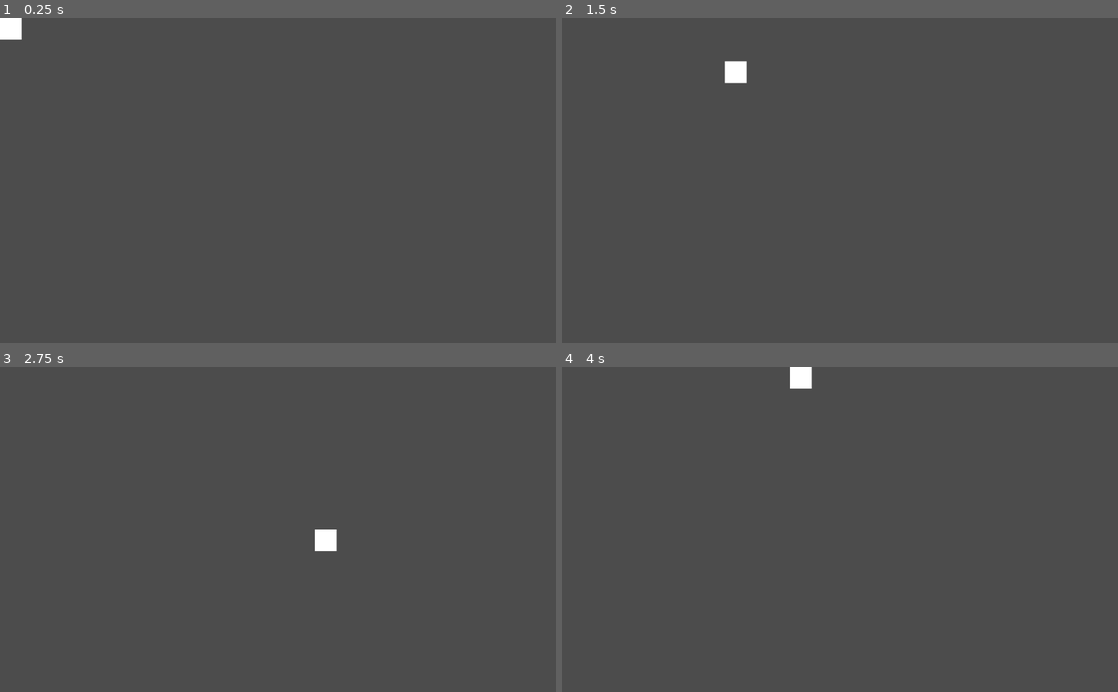
Above: before the commit, frames 1-4 (two rows, left to right).
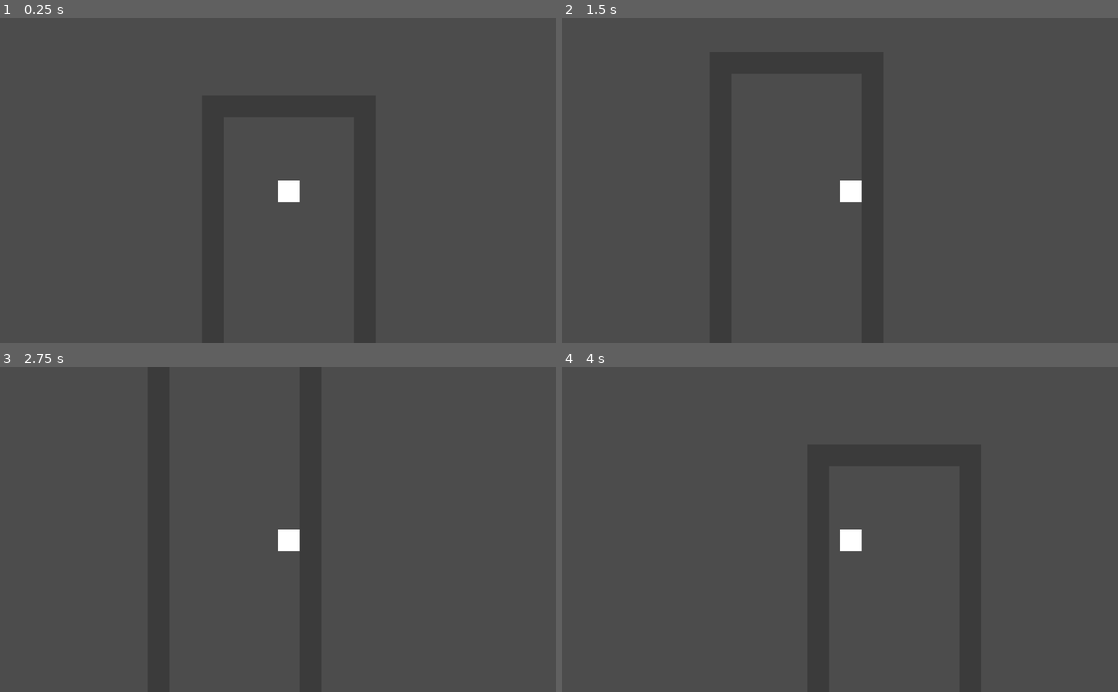
Above: after the commit, the same moments.

Repository: johnfn/ld49
Game: Godot game, scene res://Main.tscn
Two runs of this game, one before a commit and one after it. Both use one fixed random seed, a clock stepped at 60 frames per second and the inputs below.
Inputs:
- Up to frame 1 (0.25 s): no input
- Up to frame 2 (1.5 s): tap Enter at 0.5 s; hold Right (ui_right) 0.53-1.28 s; hold Down (ui_down) from 1.28 s (still down)
- Up to frame 3 (2.75 s): release Down (ui_down) at 2.03 s; hold Right (ui_right) from 2.03 s (still down)
- Up to frame 4 (4 s): release Right (ui_right) at 2.78 s; hold Up (ui_up) 2.78-3.53 s; hold Left (ui_left) from 3.53 s (still down)

The runs differ from the first frame. In frame 1, 0.5% of the frame differs, in the area x 0-54%, y 0-57%; in frame 2, 0.5%, in the area x 29-54%, y 13-57%; in frame 3, 0.5%; in frame 4, 0.5%.

Commit message:
some player and camera stuff

Diff:
--- /dev/null
+++ b/Camera.gd
@@ -0,0 +1,12 @@
+extends Camera2D
+
+onready var player = $"/root/Main/Player"
+
+func _ready():
+  pass # Replace with function body.
+
+
+# Called every frame. 'delta' is the elapsed time since the previous frame.
+func _process(delta):
+  position.x = player.position.x
+  position.y = player.position.y
--- /dev/null
+++ b/Hallway.tscn
@@ -0,0 +1,166 @@
+[gd_scene load_steps=2 format=2]
+
+[ext_resource path="res://Wall.tscn" type="PackedScene" id=1]
+
+[node name="Hallway" type="Node2D"]
+
+[node name="StaticBody2D" parent="." instance=ExtResource( 1 )]
+
+[node name="StaticBody2D2" parent="." instance=ExtResource( 1 )]
+position = Vector2( 0, 40 )
+
+[node name="StaticBody2D3" parent="." instance=ExtResource( 1 )]
+position = Vector2( 0, 80 )
+
+[node name="StaticBody2D4" parent="." instance=ExtResource( 1 )]
+position = Vector2( 0, 120 )
+
+[node name="StaticBody2D5" parent="." instance=ExtResource( 1 )]
+position = Vector2( 0, 160 )
+
+[node name="StaticBody2D6" parent="." instance=ExtResource( 1 )]
+position = Vector2( 0, 200 )
+
+[node name="StaticBody2D7" parent="." instance=ExtResource( 1 )]
+position = Vector2( 0, 240 )
+
+[node name="StaticBody2D8" parent="." instance=ExtResource( 1 )]
+position = Vector2( 0, 280 )
+
+[node name="StaticBody2D9" parent="." instance=ExtResource( 1 )]
+position = Vector2( 280, 160 )
+
+[node name="StaticBody2D10" parent="." instance=ExtResource( 1 )]
+position = Vector2( 280, 200 )
+
+[node name="StaticBody2D11" parent="." instance=ExtResource( 1 )]
+position = Vector2( 280, 240 )
+
+[node name="StaticBody2D12" parent="." instance=ExtResource( 1 )]
+position = Vector2( 280, 280 )
+
+[node name="StaticBody2D13" parent="." instance=ExtResource( 1 )]
+position = Vector2( 280, 0 )
+
+[node name="StaticBody2D49" parent="." instance=ExtResource( 1 )]
+position = Vector2( 240, 0 )
+
+[node name="StaticBody2D50" parent="." instance=ExtResource( 1 )]
+position = Vector2( 200, 0 )
+
+[node name="StaticBody2D51" parent="." instance=ExtResource( 1 )]
+position = Vector2( 160, 0 )
+
+[node name="StaticBody2D52" parent="." instance=ExtResource( 1 )]
+position = Vector2( 120, 0 )
+
+[node name="StaticBody2D53" parent="." instance=ExtResource( 1 )]
+position = Vector2( 80, 0 )
+
+[node name="StaticBody2D54" parent="." instance=ExtResource( 1 )]
+position = Vector2( 40, 0 )
+
+[node name="StaticBody2D14" parent="." instance=ExtResource( 1 )]
+position = Vector2( 280, 40 )
+
+[node name="StaticBody2D15" parent="." instance=ExtResource( 1 )]
+position = Vector2( 280, 80 )
+
+[node name="StaticBody2D16" parent="." instance=ExtResource( 1 )]
+position = Vector2( 280, 120 )
+
+[node name="StaticBody2D17" parent="." instance=ExtResource( 1 )]
+position = Vector2( 0, 320 )
+
+[node name="StaticBody2D18" parent="." instance=ExtResource( 1 )]
+position = Vector2( 0, 360 )
+
+[node name="StaticBody2D19" parent="." instance=ExtResource( 1 )]
+position = Vector2( 0, 400 )
+
+[node name="StaticBody2D20" parent="." instance=ExtResource( 1 )]
+position = Vector2( 0, 440 )
+
+[node name="StaticBody2D21" parent="." instance=ExtResource( 1 )]
+position = Vector2( 0, 480 )
+
+[node name="StaticBody2D22" parent="." instance=ExtResource( 1 )]
+position = Vector2( 0, 520 )
+
+[node name="StaticBody2D23" parent="." instance=ExtResource( 1 )]
+position = Vector2( 0, 560 )
+
+[node name="StaticBody2D24" parent="." instance=ExtResource( 1 )]
+position = Vector2( 0, 600 )
+
+[node name="StaticBody2D25" parent="." instance=ExtResource( 1 )]
+position = Vector2( 280, 480 )
+
+[node name="StaticBody2D26" parent="." instance=ExtResource( 1 )]
+position = Vector2( 280, 520 )
+
+[node name="StaticBody2D27" parent="." instance=ExtResource( 1 )]
+position = Vector2( 280, 560 )
+
+[node name="StaticBody2D28" parent="." instance=ExtResource( 1 )]
+position = Vector2( 280, 600 )
+
+[node name="StaticBody2D29" parent="." instance=ExtResource( 1 )]
+position = Vector2( 280, 320 )
+
+[node name="StaticBody2D30" parent="." instance=ExtResource( 1 )]
+position = Vector2( 280, 360 )
+
+[node name="StaticBody2D31" parent="." instance=ExtResource( 1 )]
+position = Vector2( 280, 400 )
+
+[node name="StaticBody2D32" parent="." instance=ExtResource( 1 )]
+position = Vector2( 280, 440 )
+
+[node name="StaticBody2D33" parent="." instance=ExtResource( 1 )]
+position = Vector2( 0, 640 )
+
+[node name="StaticBody2D34" parent="." instance=ExtResource( 1 )]
+position = Vector2( 0, 680 )
+
+[node name="StaticBody2D35" parent="." instance=ExtResource( 1 )]
+position = Vector2( 0, 720 )
+
+[node name="StaticBody2D36" parent="." instance=ExtResource( 1 )]
+position = Vector2( 0, 760 )
+
+[node name="StaticBody2D37" parent="." instance=ExtResource( 1 )]
+position = Vector2( 0, 800 )
+
+[node name="StaticBody2D38" parent="." instance=ExtResource( 1 )]
+position = Vector2( 0, 840 )
+
+[node name="StaticBody2D39" parent="." instance=ExtResource( 1 )]
+position = Vector2( 0, 880 )
+
+[node name="StaticBody2D40" parent="." instance=ExtResource( 1 )]
+position = Vector2( 0, 920 )
+
+[node name="StaticBody2D41" parent="." instance=ExtResource( 1 )]
+position = Vector2( 280, 800 )
+
+[node name="StaticBody2D42" parent="." instance=ExtResource( 1 )]
+position = Vector2( 280, 840 )
+
+[node name="StaticBody2D43" parent="." instance=ExtResource( 1 )]
+position = Vector2( 280, 880 )
+
+[node name="StaticBody2D44" parent="." instance=ExtResource( 1 )]
+position = Vector2( 280, 920 )
+
+[node name="StaticBody2D45" parent="." instance=ExtResource( 1 )]
+position = Vector2( 280, 640 )
+
+[node name="StaticBody2D46" parent="." instance=ExtResource( 1 )]
+position = Vector2( 280, 680 )
+
+[node name="StaticBody2D47" parent="." instance=ExtResource( 1 )]
+position = Vector2( 280, 720 )
+
+[node name="StaticBody2D48" parent="." instance=ExtResource( 1 )]
+position = Vector2( 280, 760 )
--- a/Main.tscn
+++ b/Main.tscn
@@ -1,7 +1,16 @@
-[gd_scene load_steps=2 format=2]
+[gd_scene load_steps=4 format=2]
 
 [ext_resource path="res://Player.tscn" type="PackedScene" id=1]
+[ext_resource path="res://Hallway.tscn" type="PackedScene" id=2]
+[ext_resource path="res://Camera.gd" type="Script" id=3]
 
 [node name="Main" type="Node2D"]
 
 [node name="Player" parent="." instance=ExtResource( 1 )]
+position = Vector2( 140.435, 156.545 )
+
+[node name="Hallway" parent="." instance=ExtResource( 2 )]
+
+[node name="MainCamera" type="Camera2D" parent="."]
+current = true
+script = ExtResource( 3 )
--- /dev/null
+++ b/Wall.tscn
@@ -0,0 +1,18 @@
+[gd_scene load_steps=2 format=2]
+
+[sub_resource type="RectangleShape2D" id=1]
+extents = Vector2( 20, 20 )
+
+[node name="StaticBody2D" type="StaticBody2D"]
+
+[node name="ColorRect" type="ColorRect" parent="."]
+margin_right = 40.0
+margin_bottom = 40.0
+color = Color( 0.235294, 0.235294, 0.235294, 1 )
+__meta__ = {
+"_edit_use_anchors_": false
+}
+
+[node name="CollisionShape2D" type="CollisionShape2D" parent="."]
+position = Vector2( 20, 20 )
+shape = SubResource( 1 )
